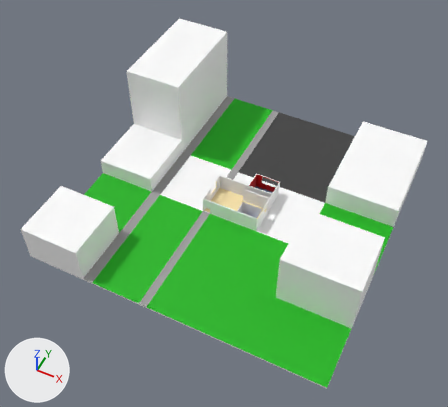
A saved change to the FBX model Assets/Prototype/Models/tempbuIld.fbx.
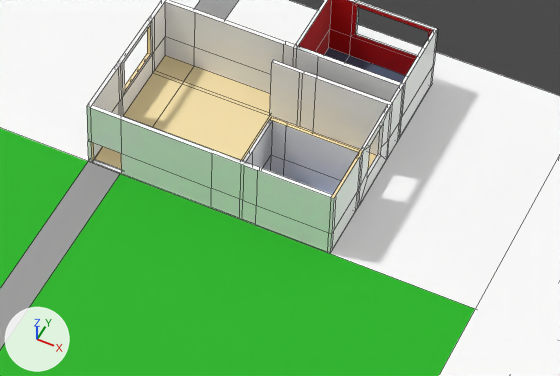
Each version is shown whole from a 50 mm camera at (174.0, -391.0, 482.0) aimed at (-10.0, -24.0, 23.0), then close up on the part from 41% to 69% of the width and 43% to 63% of the height. The lights are fixed; the arrows at lower left show +X, +Y and +Z. The close-ups show mesh edges as thin lines. Where no turn or scale is listed for an object, it has been applied to the vertices.

The scene before the commit, as lines of its bpy script (objects in view):
```python
me_cube = bpy.data.meshes.new('Cube')
me_cube.from_pydata(...)  # 90 vertices, 88 faces; spans x -152.0..152.0, y -152.0..152.0, z -1.0..91.0
# faces by material slot: [71, 8, 8, 1]
me_cube.materials.append(mat_environment)  # white #ffffff
me_cube.materials.append(mat_grass)  # green #14b50e
me_cube.materials.append(mat_sidewalk)  # grey #9c9c9c
me_cube.materials.append(mat_parking_lot)  # black #3e3e3e
me_plane = bpy.data.meshes.new('Plane')
me_plane.from_pydata(...)  # 377 vertices, 343 faces; spans x -34.3..26.2, y -23.3..33.7, z -0.9..17.7
# faces by material slot: [107, 190, 20, 5, 18, 3]
me_plane.materials.append(mat_main_floor)  # beige #ffe9b0
me_plane.materials.append(mat_main_walls)  # white #ffffff
me_plane.materials.append(mat_boss_walls)  # red #ca0004
me_plane.materials.append(mat_boss_floor)  # dark blue #4e5e79
me_plane.materials.append(mat_break_room_walls)  # white #ffffff
me_plane.materials.append(mat_break_room_floor)  # blue #789ae7
ob_1_building = bpy.data.objects.new('1-Building', me_plane)
ob_1_building.location = (0.0, 0.0, 0.0)
ob_1_environment = bpy.data.objects.new('1-Environment', me_cube)
ob_1_environment.location = (-5.0, 3.8, -1.6)
```
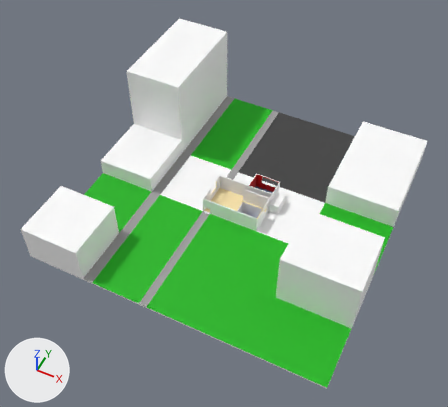
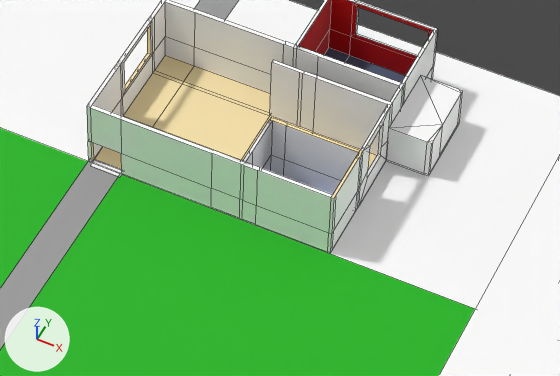
Where the change shows, as pixel boxes [x1, y1, x2, y2] in the close-ups (560 x 376 px):
'1-Building', reshaped
    before: [87, 0, 437, 253]
    after: [87, 0, 463, 253]
part 1 of me_plane, built on
    before: [87, 0, 404, 174]
    after: [87, 0, 463, 176]

The change in detail:
me_plane is used by ob_1_building; location (0.0, 0.0, 0.0).
me_plane had 377 vertices, 343 faces and spanned x -34.3..26.2, y -23.3..33.7, z -0.9..17.7.
me_plane now has 414 vertices, 386 faces and spans x -34.3..36.6, y -24.3..33.7, z -0.9..17.7.
Part 1, on me_plane:
9 vertices are removed from x -33.4..26.2, y -9.7..13.5, z -0.6..17.7.
22 faces are deleted.
20 vertices are added at x -33.4..36.6, y -24.3..25.2, z -0.9..10.2.
6 new vertices lie (9.4, 0.0, 0.0) away from vertices in x 26.2, y 7.1..13.5, z -0.9..-0.3.
5 new vertices lie (0.0, 10.7, 0.0) away from vertices in x 26.2..36.6, y 13.5, z -0.9..-0.3.
5 new vertices lie (0.0, 1.0, 0.0) away from vertices in x 26.2..36.6, y 7.1..24.2, z -0.9..-0.3.
5 new vertices lie (0.0, 0.0, 9.5) away from vertices in x 26.2..35.6, y 8.1..24.2, z -0.3.
5 new vertices lie (0.0, 0.0, 10.5) away from vertices in x 26.2..36.6, y 7.1..25.2, z -0.3.
53 new faces join them, mat_main_walls (white #ffffff).
12 new faces join them, mat_main_floor (beige #ffe9b0).
